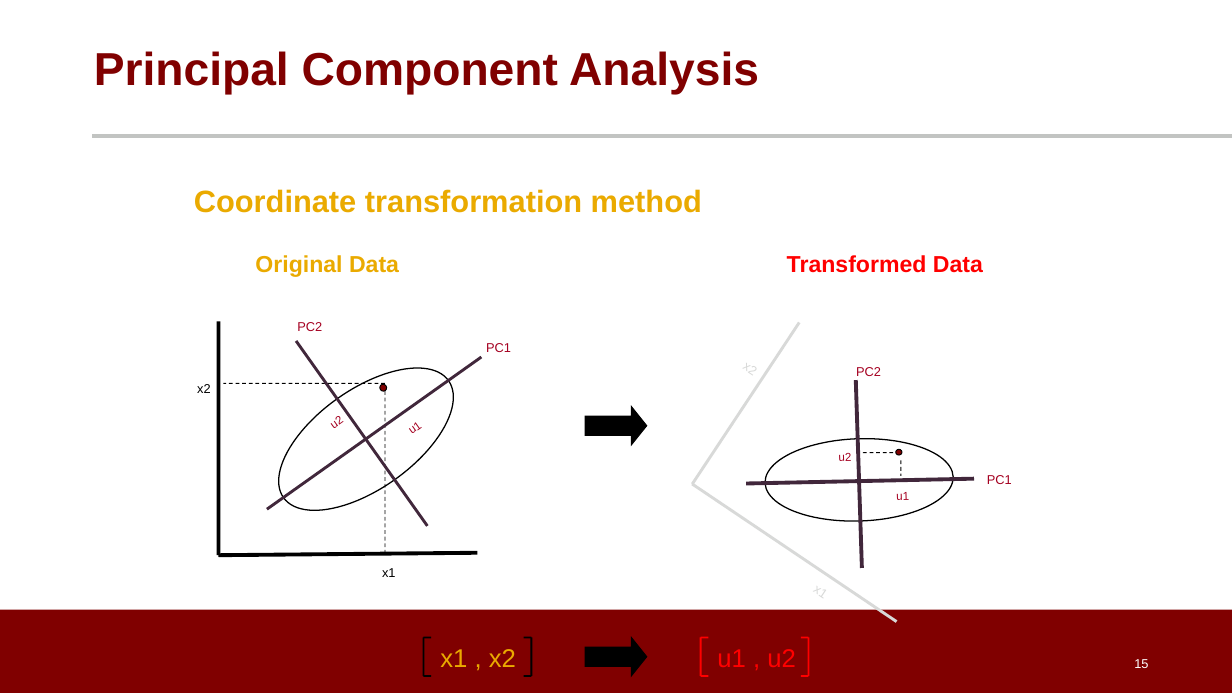
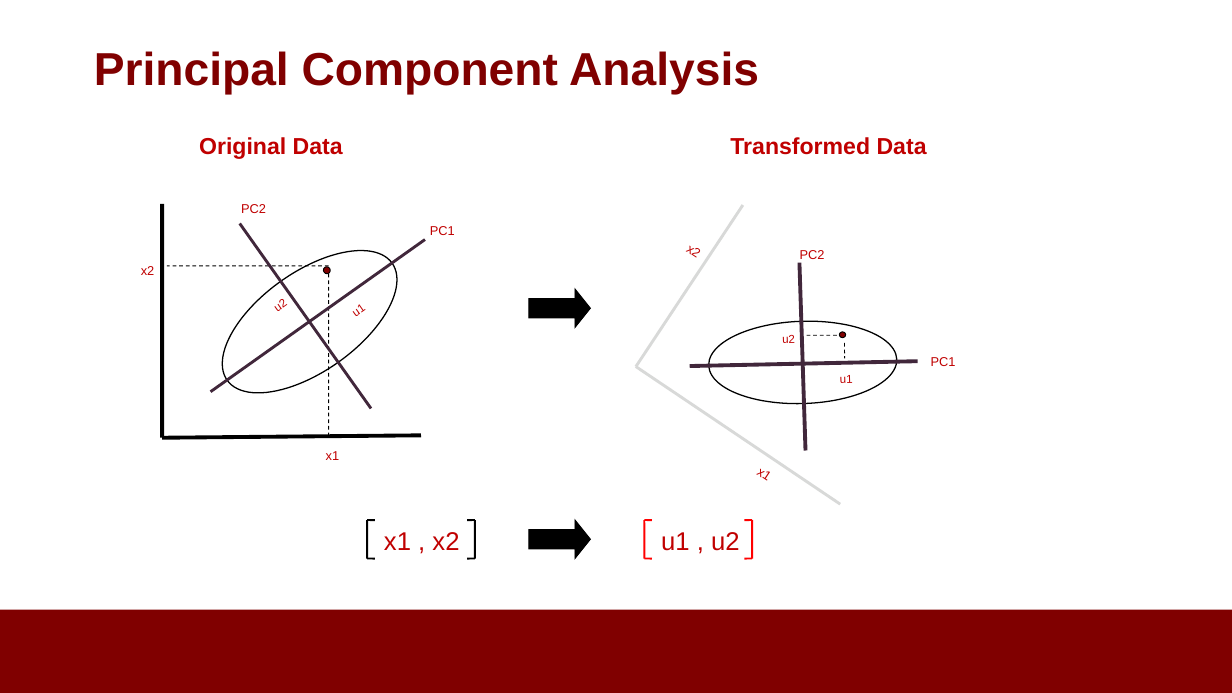
Before and after one commit to noise-lab/ML-Cybersecurity, a slide deck: slide 19 of module-3/ppt/3.4-Unsupervised Learning.pptx (slide 15 before the commit). Drawn at 1232x693 pixels with LibreOffice and Linux fonts; fonts in the diff are those of the drawing; background and template pictures are left out. Boxes give left, top, right and bottom in pixels: in the first picture for what was removed or moved away, otherwise in the second. Text is boxed around its words. In the diff, an @@ line names an element or a change of style, - is before the commit and + after.

```diff
--- a/module-3/ppt/3.4-Unsupervised Learning.pptx
+++ b/module-3/ppt/3.4-Unsupervised Learning.pptx
@@ line removed from (92, 136) to (1232, 136) @@
@@ text "Original Data" at bbox=[199, 137, 343, 159]: text colour #EAAA00 to #C00000 @@
@@ text "Transformed Data" at bbox=[730, 137, 927, 155]: text colour #FF0000 to #C00000 @@
@@ text removed at bbox=[194, 189, 702, 213] @@
-Coordinate transformation method
@@ text "x2" at bbox=[686, 245, 697, 258]: text colour #D8D9D8 to #C00000 @@
@@ text "x2" at bbox=[141, 266, 155, 275]: text colour #000000 to #C00000 @@
@@ 7 texts, 4 lines, 3 ellipses: place and size @@
-7 texts, 4 lines, 3 ellipses at bbox=[255, 255, 983, 622]
+7 texts, 4 lines, 3 ellipses at bbox=[199, 137, 927, 505]
@@ text colour #A50021 to #C00000 in 8 elements at bbox=[356, 304, 366, 316], bbox=[430, 226, 455, 235], bbox=[241, 204, 266, 213], bbox=[800, 250, 825, 259], bbox=[840, 375, 853, 383], bbox=[782, 335, 795, 343], bbox=[931, 357, 956, 366], bbox=[277, 299, 287, 311] @@
@@ text "x1" at bbox=[326, 451, 340, 460]: text colour #000000 to #C00000 @@
@@ text "x1" at bbox=[756, 468, 767, 481]: text colour #D8D9D8 to #C00000 @@
@@ text "x1 , x2" at bbox=[384, 532, 459, 550]: text colour #EAAA00 to #C00000 @@
@@ text "u1 , u2" at bbox=[661, 532, 740, 551]: text colour #FF0000 to #C00000 @@
@@ 20 lines, 9 texts, 2 right arrows, 1 ellipse: place and size @@
-20 lines, 9 texts, 2 right arrows, 1 ellipse at bbox=[197, 322, 1012, 677]
+20 lines, 9 texts, 2 right arrows, 1 ellipse at bbox=[141, 204, 956, 559]
@@ page number removed at bbox=[1134, 659, 1148, 668] @@
-15
```
Also in this commit, not shown: 12 other slides changed, 6 slides added, 2 slides removed, 1 other file.
